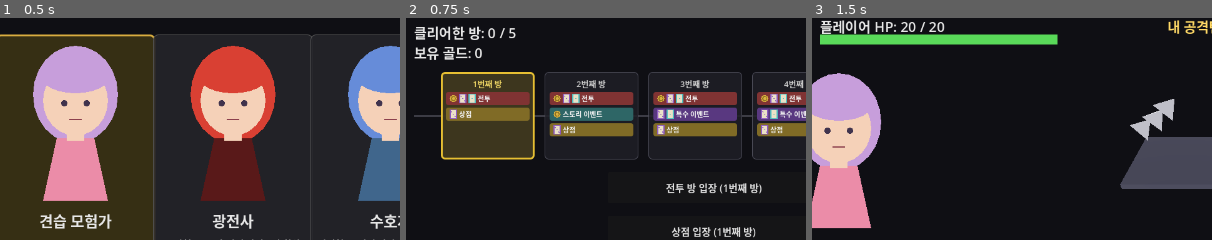
Above: before the commit, frames 1-3 (left to right).
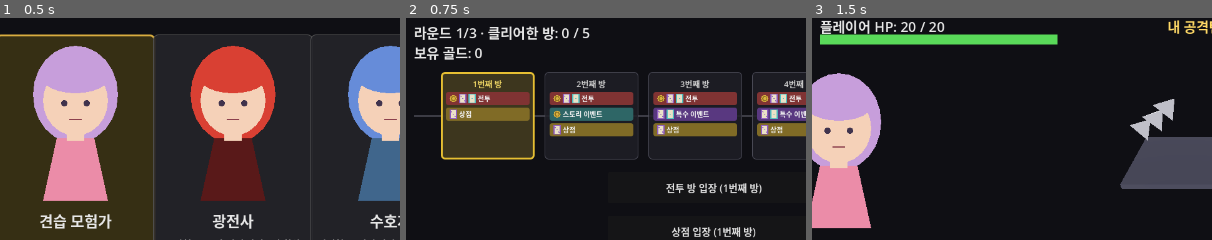
Above: after the commit, the same moments.

Repository: YGseok/ProjectD
Game: Godot game, scene res://code/scenes/character_select.tscn
Two runs of this game, one before a commit and one after it. Both use one fixed random seed, a clock stepped at 60 frames per second and the inputs below.
Inputs:
- Up to frame 1 (0.5 s): no input
- Up to frame 2 (0.75 s): click "던전 시작" at 0.5 s
- Up to frame 3 (1.5 s): click "전투 방 입장 (1번째 방)" at 1.25 s
The pictures show only the part of the screen within x 2-52%, y 9-59%; the shares and areas given below are measured in that part.

Frame 1 is identical in both runs. In frame 2, 1.4% of the frame differs, in the area x 2-46%, y 3-10%; in frame 3, nothing differs.

Commit message:
feat: 보스 처치 시 다음 라운드로 재진입 ([대형 기획 2] 2/3 조각)
combat_test.gd의 _apply_room_advance()가 보스 방 승리 + 마지막 라운드가
아니면 RunState.advance_round()를 호출해 골드/다이스 주머니는 유지한 채
rooms_cleared만 리셋하고 다음 라운드로 넘어가게 한다. 별도의 확인 화면 없이
승리 -> 다음 버튼 -> 새 라운드 맵으로 자연스럽게 이어지도록 설계해, 당초
계획했던 dungeon_map.gd 쪽 분기 변경은 불필요해졌다. 라운드 전환이 눈에
띄도록 던전 맵에 "라운드 N/3" 표시를 추가.

dice_test.gd에 회귀 검증 3케이스 추가, qa_out/dungeon_map_round2.png로
실제 화면 확인. 남은 조각(c, 3라운드 완주 시 전용 엔딩 화면/문구)은
docs/STATUS.md 큐 15번에 기록.

Co-Authored-By: Claude Sonnet 5 <noreply@anthropic.com>

Diff:
--- a/code/scenes/combat_test.gd
+++ b/code/scenes/combat_test.gd
@@ -101,6 +101,10 @@
 var monster_name := "몬스터"
 var monster_color := Color(1, 1, 1, 0)
 var monster_dice_gimmick := ""
+## 이번 방의 몬스터가 "보스"였는지([대형 기획 2] 조각 (b)) — _monster_config_for_room()의
+## is_boss를 _ready()에서 그대로 저장해두고, _apply_room_advance()가 승리 시 이 방이
+## 라운드의 마지막(보스) 방이었는지 판단해 RunState.advance_round() 호출 여부를 정하는 데 쓴다.
+var monster_is_boss := false
 
 ## "anger_stack" 기믹 전용 전투 중 상태(패배/승리로 씬이 끝나면 함께 사라짐, RunState에는
 ## 저장 안 함 — 몬스터 개별 전투 한정 상태이므로). 몬스터가 공격턴에 자기 공격 다이스의
@@ -292,6 +296,7 @@
 	monster_hp = monster_max_hp
 	monster_name = config["name"]
 	monster_color = config["color"]
+	monster_is_boss = config["is_boss"]
 	monster_portrait.set_body_color(monster_color if monster_color.a > 0 else Color(0.5, 0.5, 0.5))
 
 	player_dice_gimmick = CharacterProfiles.get_profile(RunState.character_id).get("gimmick", "")
@@ -695,12 +700,21 @@
 
 
 ## 반환값 = 이번 호출이 실제로 적용됐는지 (이미 적용됐으면 false, 아무 것도 안 함).
+## [대형 기획 2] 조각 (b): 이번에 이긴 방이 보스 방(monster_is_boss)이었고 아직 마지막
+## 라운드가 아니면(RunState.is_last_round()) RunState.advance_round()를 불러 라운드를
+## 넘긴다 — advance_round()가 rooms_cleared를 0으로 되돌려주므로, 뒤이어
+## dungeon_map.tscn으로 전환되는 순간 곧바로 "새 라운드의 1번째 방"으로 보인다(별도의
+## "다음 라운드로" 확인 화면 없이 승리 -> 재진입이 한 번에 이어짐). 마지막 라운드의
+## 보스를 잡았을 때는 advance_round()가 스스로 아무 일도 안 하므로(가드) rooms_cleared가
+## TOTAL_ROOMS에 그대로 남아 dungeon_map의 기존 "던전 클리어!"(최종 클리어) 분기로 이어짐.
 func _apply_room_advance() -> bool:
 	if _room_advanced:
 		return false
 	_room_advanced = true
 	if player_won:
 		RunState.rooms_cleared += 1
+		if monster_is_boss and not RunState.is_last_round():
+			RunState.advance_round()
 	else:
 		RunState.reset_run()
 	return true
--- a/code/scenes/dice_test.gd
+++ b/code/scenes/dice_test.gd
@@ -107,6 +107,10 @@
 	lines.append("")
 	lines.append("[전투 방 이중 진행 방지 검증: combat_test.gd _on_next_button_pressed]")
 	all_pass = _check_combat_double_next_guard(lines) and all_pass
+
+	lines.append("")
+	lines.append("[보스 방 라운드 진행 검증: combat_test.gd _apply_room_advance / RunState.advance_round]")
+	all_pass = _check_combat_boss_round_advance(lines) and all_pass
 
 	lines.append("")
 	lines.append("[커스터마이징 이중 교환 방지 검증: customize_panel.gd _on_face_chosen]")
@@ -1116,6 +1120,63 @@
 	return ok
 
 
+## [대형 기획 2] 조각 (b) 검증: combat_test.gd _apply_room_advance()가 보스 방 승리
+## (monster_is_boss=true) + 마지막 라운드가 아닐 때만 RunState.advance_round()를 실제로
+## 불러 라운드를 넘기는지 확인한다. 일반 방 승리(monster_is_boss=false)나 이미 마지막
+## 라운드인 경우는 round_index가 그대로여야 한다(advance_round() 자체의 가드는
+## _check_round_progress()가 이미 검증하므로, 여기서는 _apply_room_advance()가 그 가드를
+## 우회하지 않고 올바른 조건에서만 호출하는지가 초점).
+func _check_combat_boss_round_advance(lines: PackedStringArray) -> bool:
+	var ok := true
+	var rooms_backup := RunState.rooms_cleared
+	var round_backup := RunState.round_index
+
+	var combat_script := load("res://code/scenes/combat_test.gd")
+
+	RunState.round_index = 1
+	RunState.rooms_cleared = RunState.TOTAL_ROOMS - 1
+	var combat1 = combat_script.new()
+	combat1.player_won = true
+	combat1.monster_is_boss = false
+	combat1._apply_room_advance()
+	var case1_ok := RunState.rooms_cleared == RunState.TOTAL_ROOMS and RunState.round_index == 1
+	ok = case1_ok and ok
+	lines.append("  일반 방 승리(보스 아님): rooms=%d round=%d (기대 %d, 1) -> %s" % [
+		RunState.rooms_cleared, RunState.round_index, RunState.TOTAL_ROOMS, "OK" if case1_ok else "FAIL"
+	])
+	combat1.free()
+
+	RunState.round_index = 1
+	RunState.rooms_cleared = RunState.TOTAL_ROOMS - 1
+	var combat2 = combat_script.new()
+	combat2.player_won = true
+	combat2.monster_is_boss = true
+	combat2._apply_room_advance()
+	var case2_ok := RunState.round_index == 2 and RunState.rooms_cleared == 0
+	ok = case2_ok and ok
+	lines.append("  보스 방 승리(1라운드 -> 2라운드): rooms=%d round=%d (기대 0, 2) -> %s" % [
+		RunState.rooms_cleared, RunState.round_index, "OK" if case2_ok else "FAIL"
+	])
+	combat2.free()
+
+	RunState.round_index = RunState.TOTAL_ROUNDS
+	RunState.rooms_cleared = RunState.TOTAL_ROOMS - 1
+	var combat3 = combat_script.new()
+	combat3.player_won = true
+	combat3.monster_is_boss = true
+	combat3._apply_room_advance()
+	var case3_ok := RunState.round_index == RunState.TOTAL_ROUNDS and RunState.rooms_cleared == RunState.TOTAL_ROOMS
+	ok = case3_ok and ok
+	lines.append("  보스 방 승리(마지막 라운드, 최종 클리어): rooms=%d round=%d (기대 %d, %d) -> %s" % [
+		RunState.rooms_cleared, RunState.round_index, RunState.TOTAL_ROOMS, RunState.TOTAL_ROUNDS, "OK" if case3_ok else "FAIL"
+	])
+	combat3.free()
+
+	RunState.rooms_cleared = rooms_backup
+	RunState.round_index = round_backup
+	return ok
+
+
 ## combat_test.gd의 승리 보상 화면(_on_reward_chosen/_on_reward_skipped)도 같은 클래스의
 ## 이중 실행 취약점을 갖고 있었다(이터레이션 68) — _clear_reward_ui()의 queue_free()가
 ## 그 프레임 끝까지 카드/버튼을 실제로 지우지 않아, 더블클릭 시 같은 아이템이
--- a/code/scenes/dungeon_map.gd
+++ b/code/scenes/dungeon_map.gd
@@ -230,13 +230,24 @@
 		# 매번 다시 그릴 때마다 불려도 unlock()이 멱등(이미 해금됐으면 아무 일도 안 함)
 		# 이라 안전하다.
 		AchievementManager.unlock("round1_clear")
-		rooms_cleared_label.text = "던전 클리어! (%d / %d 방 격파)" % [RunState.rooms_cleared, RunState.TOTAL_ROOMS]
+		# [대형 기획 2] 조각 (b): combat_test.gd의 _apply_room_advance()가 보스를 잡을 때마다
+		# 마지막 라운드가 아니면 즉시 RunState.advance_round()로 rooms_cleared를 0으로
+		# 되돌리므로, 이 분기(is_run_complete()==true)는 이제 실질적으로 "마지막 라운드의
+		# 보스까지 잡은 진짜 최종 클리어" 상태에서만 도달한다. 문구 자체를 "게임 클리어!"로
+		# 바꾸는 것은 다음 조각 (c)의 몫 — 지금은 라운드 번호만 덧붙인다.
+		rooms_cleared_label.text = "라운드 %d/%d · 던전 클리어! (%d / %d 방 격파)" % [
+			RunState.round_index, RunState.TOTAL_ROUNDS, RunState.rooms_cleared, RunState.TOTAL_ROOMS
+		]
 		enter_combat_button.text = "새 런 시작"
 		enter_shop_button.hide()
 		enter_event_button.hide()
 		enter_story_button.hide()
 	else:
-		rooms_cleared_label.text = "클리어한 방: %d / %d" % [RunState.rooms_cleared, RunState.TOTAL_ROOMS]
+		# 라운드 번호를 항상 함께 보여줘 보스를 잡고 새 라운드로 넘어갔을 때(rooms_cleared가
+		# 0으로 리셋된 것) 플레이어가 "왜 방 개수가 줄었지"로 헷갈리지 않게 한다.
+		rooms_cleared_label.text = "라운드 %d/%d · 클리어한 방: %d / %d" % [
+			RunState.round_index, RunState.TOTAL_ROUNDS, RunState.rooms_cleared, RunState.TOTAL_ROOMS
+		]
 		enter_combat_button.text = "전투 방 입장 (%d번째 방)" % (RunState.rooms_cleared + 1)
 		enter_shop_button.text = "상점 입장 (%d번째 방)" % (RunState.rooms_cleared + 1)
 		enter_event_button.text = "특수 이벤트 입장 (%d번째 방)" % (RunState.rooms_cleared + 1)
@@ -431,6 +442,17 @@
 	_update_labels()
 
 
+## QA 전용 — [대형 기획 2] 조각 (b) 검증용. 실제로 3라운드 중 첫 보스까지 잡아야만
+## round_index가 2로 바뀌는데(느림), 여기서는 combat_test.gd의 _apply_room_advance()가
+## 이미 다룬 RunState 상태 전이(dice_test.gd 참고)를 그대로 흉내내 "라운드 2로 넘어간
+## 직후의 던전 맵"이 화면에서 겹침 없이 표시되는지만 스크린샷으로 확인한다.
+func _debug_show_round2() -> void:
+	RunState.round_index = 2
+	RunState.rooms_cleared = 0
+	_roll_room_choices()
+	_update_labels()
+
+
 ## qa/visual_qa.gd의 GAME_QA_CALL로 호출하기 위한 QA 전용 훅. CustomizePanel은
 ## dungeon_map의 자식 노드라 GAME_QA_CALL(현재 씬 루트에서만 호출 가능)이 직접 열 수
 ## 없으므로, 씬 루트(이 스크립트)에 얇은 래퍼를 둔다.
Not shown, changed: docs/STATUS.md
Not shown, changed: docs/STATUS_ARCHIVE.md
Not shown, changed: docs/feedback/INBOX.md
